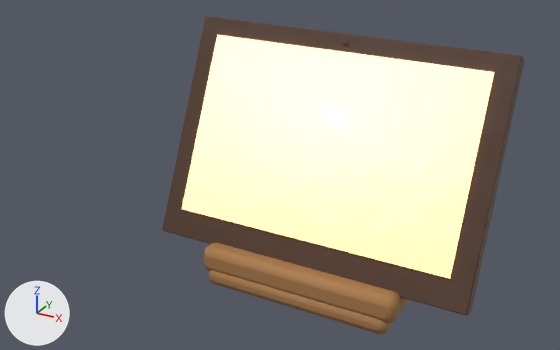
The Blender file assets/models/source/furniture/tablet.blend, before and after one commit.
One viewpoint serves both versions: a 50 mm lens placed at (0.244, -0.516, 0.346), pointed at (-0.055, 0.027, 0.074). Every picture has the same lights, and +X, +Y and +Z are marked at lower left. The first picture is the older version.

Names of what the first picture shows: 'Bildschirm', 'Hülle', 'Ständer'.
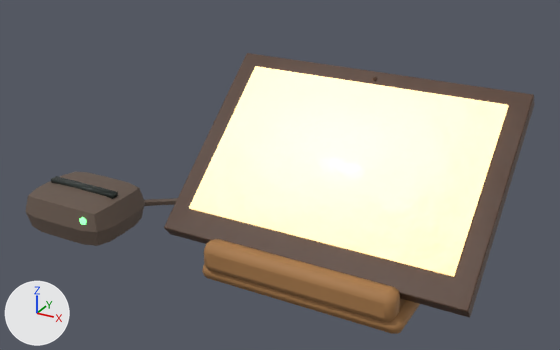
Boxes (x1, y1, x2, y2) around the edits, measured in the pictures (560 x 350 px; the box of a moved part takes in the faces that stretch with it):
'Bildschirm', moved, turned
    before: (182, 35, 494, 279)
    after: (189, 66, 509, 277)
'Hülle', reshaped (12% shorter)
    before: (162, 16, 525, 316)
    after: (164, 53, 535, 317)
'Ständer', reshaped
    before: (204, 243, 409, 334)
    after: (202, 239, 420, 334)
'Kartenleser', added (brown)
    after: (26, 172, 145, 246)
'Schlitz', added
    after: (51, 176, 118, 199)
'Kabel', added (mostly hidden)
    after: (144, 198, 178, 206)
'Lämpchen', added
    after: (79, 217, 87, 225)
part 1 of me_ständer, moved or reshaped
    before: (209, 270, 409, 334)
    after: (202, 264, 420, 334)
part 2 of me_ständer, moved or reshaped
    before: (204, 243, 401, 323)
    after: (204, 239, 400, 322)
part 3 of me_hülle, moved or reshaped
    before: (162, 16, 525, 316)
    after: (164, 53, 535, 317)
part 4 of me_hülle, moved or reshaped
    before: (343, 41, 349, 46)
    after: (372, 76, 378, 81)

Diff of the bpy script that builds the scene:
```diff
--- a/assets/models/source/furniture/tablet.blend.py
+++ b/assets/models/source/furniture/tablet.blend.py
@@ mat_plastic_dark @@
+mat_plastic_dark = bpy.data.materials.new('plastic_dark')
+# nodes: Attribute, BsdfPrincipled, Bump, HueSaturation, MapRange, MixRGB, OutputMaterial, RGB, TexCoord, TexNoise
+# colours: brown #6b5c52
@@ mat_led_green @@
+mat_led_green = bpy.data.materials.new('led_green')
+# nodes: Attribute, BsdfPrincipled, Bump, HueSaturation, MapRange, MixRGB, OutputMaterial, RGB, TexCoord, TexNoise
+# colours: green #73e57f, green #73ff8c
@@ mat_glass_dark @@
+mat_glass_dark = bpy.data.materials.new('glass_dark')
+# nodes: Attribute, BsdfPrincipled, Bump, HueSaturation, MapRange, MixRGB, OutputMaterial, RGB, TexCoord, TexNoise
+# colours: dark grey #29302e
@@ me_ständer @@
-me_ständer.from_pydata(...)  # 24 vertices, 18 faces; spans x -0.085..0.085, y -0.055..0.055, z 0.0..0.125
+me_ständer.from_pydata(...)  # 24 vertices, 18 faces; spans x -0.09..0.09, y -0.054..0.11, z 0.0..0.087
+# me_ständer part 1: the loose piece of 8 vertices spanning x -0.08..0.08, y -0.055..0.055, z 0.0..0.016 is scaled about its middle by (1.13, 1.46, 1), then moved by (0.0, 0.03, 0.0)
+# me_ständer part 2
+for i in [10, 11, 13, 14]: me_ständer.vertices[i].co += Vector((0.0, 0.0, 0.004))
+# other edits to the shape of me_ständer do not show in these pictures
 me_ständer.materials.append(mat_wood)
@@ me_hülle @@
-me_hülle.from_pydata(...)  # 20 vertices, 26 faces; spans x -0.136..0.135, y -0.04..0.053, z 0.024..0.202
+me_hülle.from_pydata(...)  # 20 vertices, 26 faces; spans x -0.135..0.135, y -0.038..0.117, z 0.021..0.154
+# me_hülle part 3: the loose piece of 8 vertices spanning x -0.136..0.135, y -0.04..0.053, z 0.024..0.202 is turned -25 degrees about the x axis through its middle, then moved by (0.0, 0.033, -0.025)
+# me_hülle part 4: the loose piece of 12 vertices spanning x -0.003..0.002, y 0.034..0.04, z 0.192..0.198 is moved by (0.0, 0.065, -0.046)
 me_hülle.materials.append(mat_case)
@@ me_bildschirm @@
-me_bildschirm.from_pydata(...)  # 8 vertices, 6 faces; spans x -0.118..0.118, y -0.032..0.035, z 0.05..0.19
+me_bildschirm.from_pydata(...)  # 8 vertices, 6 faces; spans x -0.118..0.118, y -0.022..0.097, z 0.046..0.146
+# me_bildschirm part 5: the whole mesh is turned -25 degrees about the x axis through its middle, then moved by (0.0, 0.036, -0.024)
 me_bildschirm.materials.append(mat_screen)
@@ ob_kabel @@
+ob_kabel = bpy.data.objects.new('Kabel', me_kabel)  # 132 vertices, 128 faces; spans x -0.223..-0.047, y 0.015..0.103, z 0.0..0.033
+ob_kabel.location = (0.0, 0.0, 0.0)
@@ ob_lämpchen @@
+ob_lämpchen = bpy.data.objects.new('Lämpchen', me_lämpchen)  # an icosphere of 20 faces spanning x -0.21402..-0.20598, y -0.0583..-0.0537, z 0.0235..0.0325
+ob_lämpchen.location = (0.0, 0.0, 0.0)
@@ ob_schlitz @@
+ob_schlitz = bpy.data.objects.new('Schlitz', me_schlitz)  # a box spanning x -0.2775..-0.2025, y -0.024..-0.016, z 0.0385..0.0425
+ob_schlitz.location = (0.0, 0.0, 0.0)
@@ ob_kartenleser @@
+ob_kartenleser = bpy.data.objects.new('Kartenleser', me_kartenleser)  # 78 vertices, 76 faces; spans x -0.29..-0.1899, y -0.06..0.02, z -0.0001..0.0399
+ob_kartenleser.location = (0.0, 0.0, 0.0)
```
